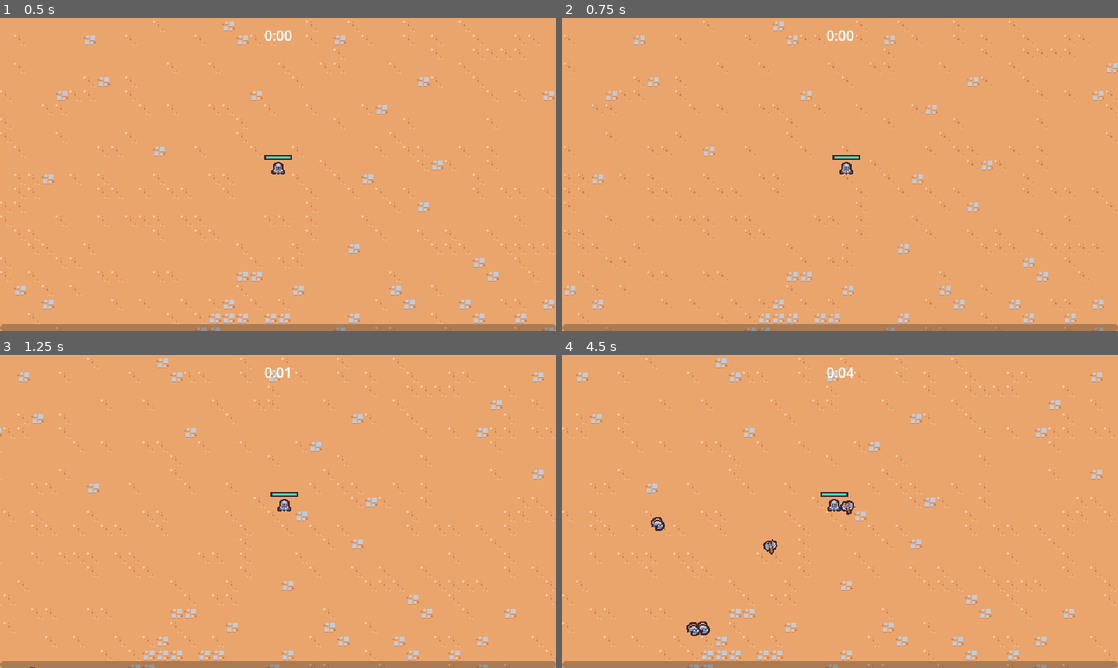
Above: before the commit, frames 1-4 (two rows, left to right).
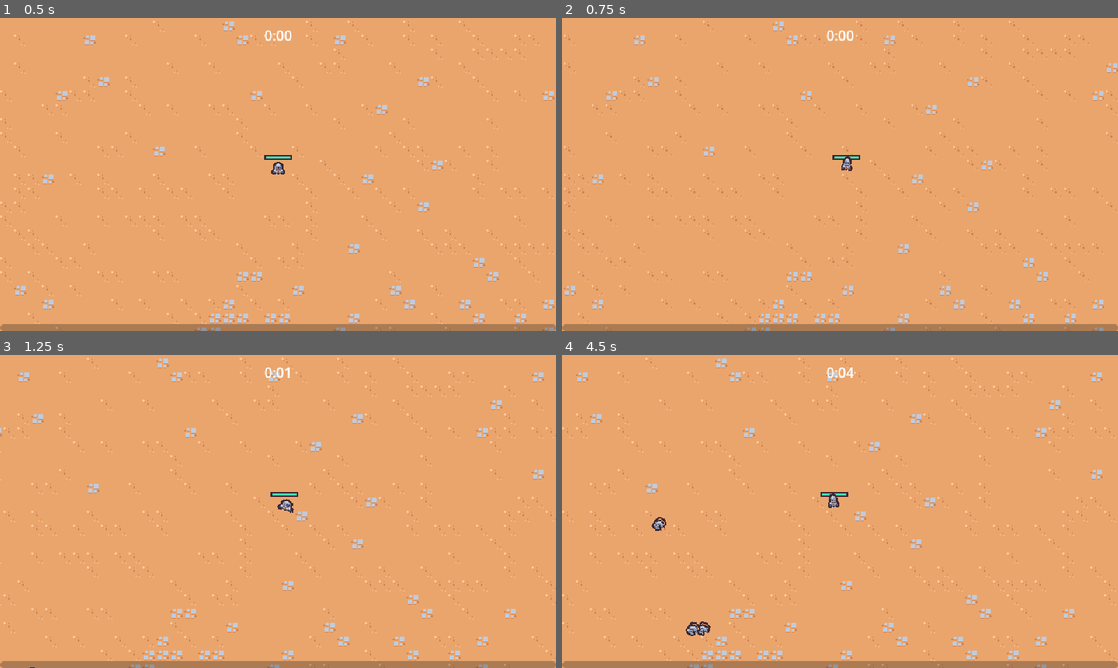
Above: after the commit, the same moments.

Repository: ShayQ/2DSurvivorGame
Game: Godot game, scene res://scenes/main/main.tscn
The game is run twice, just before and just after one commit, with the same random seed, the same clock (stepped at 60 frames per second) and the same inputs.
Inputs (mouse positions are in pixels of both pictures, inside the frame that each line leads up to):
- Up to frame 1 (0.5 s): no input
- Up to frame 2 (0.75 s): move the mouse to (962, 158) at 0.52 s; press the mouse at (962, 158) at 0.53 s; hold D (move_right) from 0.53 s (still down)
- Up to frame 3 (1.25 s): keep holding D (move_right)
- Up to frame 4 (4.5 s): move the mouse to (728, 527) at 1.27 s; release D (move_right) at 1.28 s; release the mouse at (728, 527) at 1.28 s; hold S (move_down) 1.28-2.03 s; click (728, 527) at 1.35 s; move the mouse to (895, 442) at 2.02 s; press the mouse at (895, 442) at 2.03 s; hold D (move_right) 2.03-2.78 s; move the mouse to (812, 574) at 2.77 s; release the mouse at (812, 574) at 2.78 s; hold W (move_up) 2.78-3.53 s; click (812, 574) at 2.85 s; move the mouse to (1006, 558) at 3.52 s; press the mouse at (1006, 558) at 3.53 s; hold A (move_left) from 3.53 s (still down); move the mouse to (673, 464) at 4.27 s; release the mouse at (673, 464) at 4.28 s; click (673, 464) at 4.35 s

Frame 1 is identical in both runs. In frame 2, less than 0.1% of the frame differs, in the area x 49-53%, y 44-50%; in frame 3, less than 0.1%; in frame 4, 0.4%, in the area x 16-53%, y 44-90%.

Commit message:
added animations for player and enemy

Diff:
--- /dev/null
+++ b/resources/upgrades/ability.gd
@@ -0,0 +1,4 @@
+extends AbilityUpgrade
+class_name Ability
+
+@export var ability_controller_scene: PackedScene
--- a/resources/upgrades/ability_upgrade.gd
+++ b/resources/upgrades/ability_upgrade.gd
@@ -2,5 +2,6 @@
 class_name AbilityUpgrade
 
 @export var id: String
+@export var max_quantity: int
 @export var name: String
 @export_multiline var description: String
--- /dev/null
+++ b/resources/upgrades/axe.tres
@@ -0,0 +1,12 @@
+[gd_resource type="Resource" script_class="Ability" load_steps=3 format=3 uid="uid://b0db0kdx45mxq"]
+
+[ext_resource type="Script" path="res://resources/upgrades/ability.gd" id="1_05qki"]
+[ext_resource type="PackedScene" uid="uid://bcbvrl3gnlpoo" path="res://scenes/ability/axe_ability_controller/axe_ability_controller.tscn" id="1_glmbx"]
+
+[resource]
+script = ExtResource("1_05qki")
+ability_controller_scene = ExtResource("1_glmbx")
+id = "axe"
+max_quantity = 1
+name = "Axe"
+description = "Periodically sends out a spinning axe."
--- a/resources/upgrades/sword_rate.tres
+++ b/resources/upgrades/sword_rate.tres
@@ -1,9 +1,10 @@
-[gd_resource type="Resource" load_steps=2 format=3 uid="uid://bgn57vc1rbc34"]
+[gd_resource type="Resource" script_class="AbilityUpgrade" load_steps=2 format=3 uid="uid://bgn57vc1rbc34"]
 
 [ext_resource type="Script" path="res://resources/upgrades/ability_upgrade.gd" id="1_vb7rh"]
 
 [resource]
 script = ExtResource("1_vb7rh")
 id = "sword_rate"
+max_quantity = 0
 name = "Sword Quickness"
 description = "Increased sword attack rate by 10%"
--- a/scenes/ability/sword_ability_controller/sword_ability_controller.gd
+++ b/scenes/ability/sword_ability_controller/sword_ability_controller.gd
@@ -4,7 +4,7 @@
 
 @export var sword_ability: PackedScene
 
-var damage = 5
+var damage = 10
 var base_wait_time
 
 # Called when the node enters the scene tree for the first time.
--- /dev/null
+++ b/scenes/component/death_component.gd
@@ -0,0 +1,22 @@
+extends Node2D
+
+@export var health_component: HealthComponent
+@export var sprite: Sprite2D
+
+func _ready():
+	$GPUParticles2D.texture = sprite.texture
+	health_component.died.connect(on_died)
+
+
+func on_died():
+	if owner == null || not owner is Node2D:
+		return
+
+	var spawn_position = owner.global_position
+
+	var entities = get_tree().get_first_node_in_group("entities_layer")
+	get_parent().remove_child(self)
+	entities.add_child(self)
+
+	global_position = spawn_position
+	$AnimationPlayer.play("default")
--- /dev/null
+++ b/scenes/component/death_component.tscn
@@ -0,0 +1,92 @@
+[gd_scene load_steps=9 format=3 uid="uid://crfschaviv6sp"]
+
+[ext_resource type="Script" path="res://scenes/component/death_component.gd" id="1_jgell"]
+[ext_resource type="Texture2D" uid="uid://cnjpydgtgxymi" path="res://scenes/game_object/basic_enemy/basic_enemy.png" id="1_to2m6"]
+
+[sub_resource type="Animation" id="Animation_8q2qr"]
+length = 0.001
+tracks/0/type = "value"
+tracks/0/imported = false
+tracks/0/enabled = true
+tracks/0/path = NodePath("GPUParticles2D:emitting")
+tracks/0/interp = 1
+tracks/0/loop_wrap = true
+tracks/0/keys = {
+"times": PackedFloat32Array(0),
+"transitions": PackedFloat32Array(1),
+"update": 1,
+"values": [false]
+}
+
+[sub_resource type="Animation" id="Animation_ky576"]
+resource_name = "default"
+tracks/0/type = "value"
+tracks/0/imported = false
+tracks/0/enabled = true
+tracks/0/path = NodePath("GPUParticles2D:emitting")
+tracks/0/interp = 1
+tracks/0/loop_wrap = true
+tracks/0/keys = {
+"times": PackedFloat32Array(0),
+"transitions": PackedFloat32Array(1),
+"update": 1,
+"values": [true]
+}
+tracks/1/type = "method"
+tracks/1/imported = false
+tracks/1/enabled = true
+tracks/1/path = NodePath(".")
+tracks/1/interp = 1
+tracks/1/loop_wrap = true
+tracks/1/keys = {
+"times": PackedFloat32Array(1),
+"transitions": PackedFloat32Array(1),
+"values": [{
+"args": [],
+"method": &"queue_free"
+}]
+}
+
+[sub_resource type="AnimationLibrary" id="AnimationLibrary_t0mfo"]
+_data = {
+"RESET": SubResource("Animation_8q2qr"),
+"default": SubResource("Animation_ky576")
+}
+
+[sub_resource type="Curve" id="Curve_c261q"]
+_data = [Vector2(0, 1), 0.0, 0.0, 0, 0, Vector2(0.6, 1), 0.0, 0.0, 0, 0, Vector2(1, 0), 0.0, 0.0, 0, 0]
+point_count = 3
+
+[sub_resource type="CurveTexture" id="CurveTexture_5fjso"]
+curve = SubResource("Curve_c261q")
+
+[sub_resource type="ParticleProcessMaterial" id="ParticleProcessMaterial_ikbhs"]
+particle_flag_disable_z = true
+direction = Vector3(0, -1, 0)
+spread = 30.0
+gravity = Vector3(0, 800, 0)
+initial_velocity_min = 175.0
+initial_velocity_max = 250.0
+angular_velocity_min = -1440.0
+angular_velocity_max = 1440.0
+orbit_velocity_min = 0.0
+orbit_velocity_max = 0.0
+scale_curve = SubResource("CurveTexture_5fjso")
+
+[node name="DeathComponent" type="Node2D"]
+script = ExtResource("1_jgell")
+
+[node name="AnimationPlayer" type="AnimationPlayer" parent="."]
+libraries = {
+"": SubResource("AnimationLibrary_t0mfo")
+}
+
+[node name="GPUParticles2D" type="GPUParticles2D" parent="."]
+emitting = false
+amount = 1
+process_material = SubResource("ParticleProcessMaterial_ikbhs")
+texture = ExtResource("1_to2m6")
+lifetime = 0.5
+one_shot = true
+fixed_fps = 0
+interpolate = false
--- a/scenes/game_object/basic_enemy/basic_enemy.gd
+++ b/scenes/game_object/basic_enemy/basic_enemy.gd
@@ -3,13 +3,16 @@
 const MAX_SPEED = 40
 
 @onready var health_component: HealthComponent = $HealthComponent
-
+@onready var visuals = $Visuals
 
 func _process(delta: float) -> void:
 	var direction = get_direction_to_player()
 	velocity = direction * MAX_SPEED
 	move_and_slide()
 
+	var move_sign = sign(velocity.x)
+	if move_sign != 0:
+		visuals.scale = Vector2(-move_sign, 1)
 
 func get_direction_to_player():
 	var player_node = get_tree().get_first_node_in_group("player") as Node2D
--- a/scenes/game_object/basic_enemy/basic_enemy.tscn
+++ b/scenes/game_object/basic_enemy/basic_enemy.tscn
@@ -1,10 +1,73 @@
-[gd_scene load_steps=8 format=3 uid="uid://cfnotgrcfd5b4"]
+[gd_scene load_steps=12 format=3 uid="uid://cfnotgrcfd5b4"]
 
 [ext_resource type="Texture2D" uid="uid://cnjpydgtgxymi" path="res://scenes/game_object/basic_enemy/basic_enemy.png" id="1_55lfg"]
 [ext_resource type="Script" path="res://scenes/game_object/basic_enemy/basic_enemy.gd" id="1_mmwur"]
 [ext_resource type="PackedScene" uid="uid://dtfrlefukmyk7" path="res://scenes/component/health_component.tscn" id="2_err54"]
 [ext_resource type="PackedScene" uid="uid://cxlhpodd270qx" path="res://scenes/component/vial_drop_component.tscn" id="3_4jt3r"]
+[ext_resource type="PackedScene" uid="uid://crfschaviv6sp" path="res://scenes/component/death_component.tscn" id="4_a6sk8"]
 [ext_resource type="PackedScene" uid="uid://caanyaf6qmyeo" path="res://scenes/component/hurtbox_component.tscn" id="4_juk8u"]
+
+[sub_resource type="Animation" id="Animation_gv0sv"]
+resource_name = "walk"
+length = 0.4
+loop_mode = 1
+tracks/0/type = "value"
+tracks/0/imported = false
+tracks/0/enabled = true
+tracks/0/path = NodePath("Visuals/Sprite2D:position")
+tracks/0/interp = 2
+tracks/0/loop_wrap = true
+tracks/0/keys = {
+"times": PackedFloat32Array(0, 0.1, 0.3),
+"transitions": PackedFloat32Array(1, 1, 1),
+"update": 0,
+"values": [Vector2(0, 0), Vector2(-1, 0), Vector2(1, 0)]
+}
+tracks/1/type = "value"
+tracks/1/imported = false
+tracks/1/enabled = true
+tracks/1/path = NodePath("Visuals/Sprite2D:rotation")
+tracks/1/interp = 2
+tracks/1/loop_wrap = true
+tracks/1/keys = {
+"times": PackedFloat32Array(0, 0.1, 0.2, 0.3, 0.302597),
+"transitions": PackedFloat32Array(1, 1, 1, 1, 1),
+"update": 0,
+"values": [0.174533, -0.174533, 0.174533, -0.174533, -0.174533]
+}
+
+[sub_resource type="Animation" id="Animation_tchtc"]
+length = 0.001
+tracks/0/type = "value"
+tracks/0/imported = false
+tracks/0/enabled = true
+tracks/0/path = NodePath("Visuals/Sprite2D:position")
+tracks/0/interp = 1
+tracks/0/loop_wrap = true
+tracks/0/keys = {
+"times": PackedFloat32Array(0),
+"transitions": PackedFloat32Array(1),
+"update": 0,
+"values": [Vector2(0, 0)]
+}
+tracks/1/type = "value"
+tracks/1/imported = false
+tracks/1/enabled = true
+tracks/1/path = NodePath("Visuals/Sprite2D:rotation")
+tracks/1/interp = 1
+tracks/1/loop_wrap = true
+tracks/1/keys = {
+"times": PackedFloat32Array(0),
+"transitions": PackedFloat32Array(1),
+"update": 0,
+"values": [0.0]
+}
+
+[sub_resource type="AnimationLibrary" id="AnimationLibrary_ars88"]
+_data = {
+"RESET": SubResource("Animation_tchtc"),
+"walk": SubResource("Animation_gv0sv")
+}
 
 [sub_resource type="CircleShape2D" id="CircleShape2D_mp524"]
 radius = 12.0
@@ -18,10 +81,20 @@
 motion_mode = 1
 script = ExtResource("1_mmwur")
 
+[node name="AnimationPlayer" type="AnimationPlayer" parent="."]
+autoplay = "walk"
+libraries = {
+"": SubResource("AnimationLibrary_ars88")
+}
+
 [node name="HealthComponent" parent="." instance=ExtResource("2_err54")]
 
 [node name="VialDropComponent" parent="." node_paths=PackedStringArray("health_component") instance=ExtResource("3_4jt3r")]
 health_component = NodePath("../HealthComponent")
+
+[node name="DeathComponent" parent="." node_paths=PackedStringArray("health_component", "sprite") instance=ExtResource("4_a6sk8")]
+health_component = NodePath("../HealthComponent")
+sprite = NodePath("../Visuals/Sprite2D")
 
 [node name="HurtboxComponent" parent="." node_paths=PackedStringArray("health_component") instance=ExtResource("4_juk8u")]
 health_component = NodePath("../HealthComponent")
@@ -30,7 +103,9 @@
 position = Vector2(0, -5)
 shape = SubResource("CircleShape2D_mp524")
 
-[node name="Sprite2D" type="Sprite2D" parent="."]
+[node name="Visuals" type="Node2D" parent="."]
+
+[node name="Sprite2D" type="Sprite2D" parent="Visuals"]
 texture = ExtResource("1_55lfg")
 offset = Vector2(0, -4)
 
--- a/scenes/game_object/player/player.gd
+++ b/scenes/game_object/player/player.gd
@@ -6,6 +6,9 @@
 @onready var damage_interval_timer = $DamageIntervalTimer
 @onready var health_component = $HealthComponent
 @onready var health_bar = $HealthBar
+@onready var abilities = $Abilities
+@onready var animation_player = $AnimationPlayer
+@onready var visuals = $Visuals
 
 var number_colliding_bodies = 0
 
@@ -14,6 +17,7 @@
 	$CollisionArea2D.body_exited.connect(on_body_exited)
 	damage_interval_timer.timeout.connect(on_damage_interval_timer_timeout)
 	health_component.health_changed.connect(on_health_changed)
+	GameEvents.ability_upgrade_added.connect(on_ability_upgrade_added)
 	update_health_display()
 
 func _process(delta):
@@ -24,6 +28,15 @@
 	velocity = velocity.lerp(target_velocity, 1 - exp(-delta * ACCELERATION_SMOOTHING))
 
 	move_and_slide()
+
+	if movement_vector.x != 0 || movement_vector.y != 0:
+		animation_player.play("walk")
+	else:
+		animation_player.play("RESET")
+
+	var move_sign = sign(movement_vector.x)
+	if move_sign != 0:
+		visuals.scale = Vector2(move_sign, 1)
 
 
 func get_movement_vector():
@@ -59,3 +72,11 @@
 
 func on_health_changed():
 	update_health_display()
+
+
+func on_ability_upgrade_added(ability_upgrade: AbilityUpgrade, current_upgrades: Dictionary):
+	if not ability_upgrade is Ability:
+		return
+
+	var ability = ability_upgrade as Ability
+	abilities.add_child(ability.ability_controller_scene.instantiate())
--- a/scenes/game_object/player/player.tscn
+++ b/scenes/game_object/player/player.tscn
@@ -1,10 +1,95 @@
-[gd_scene load_steps=11 format=3 uid="uid://b0f5q7y5djs43"]
+[gd_scene load_steps=13 format=3 uid="uid://b0f5q7y5djs43"]
 
 [ext_resource type="Script" path="res://scenes/game_object/player/player.gd" id="1_k57gf"]
 [ext_resource type="Texture2D" uid="uid://chpbvltqon7g2" path="res://scenes/game_object/player/player.png" id="1_ra747"]
 [ext_resource type="PackedScene" uid="uid://w5j5pr8wg7ny" path="res://scenes/ability/sword_ability_controller/sword_ability_controller.tscn" id="2_mcq8s"]
 [ext_resource type="PackedScene" uid="uid://dtfrlefukmyk7" path="res://scenes/component/health_component.tscn" id="2_t48km"]
-[ext_resource type="PackedScene" uid="uid://bcbvrl3gnlpoo" path="res://scenes/ability/axe_ability_controller/axe_ability_controller.tscn" id="4_h4cxs"]
+
+[sub_resource type="Animation" id="Animation_2wq7t"]
+resource_name = "walk"
+length = 0.4
+loop_mode = 1
+tracks/0/type = "value"
+tracks/0/imported = false
+tracks/0/enabled = true
+tracks/0/path = NodePath("Visuals/Sprite2D:position")
+tracks/0/interp = 2
+tracks/0/loop_wrap = true
+tracks/0/keys = {
+"times": PackedFloat32Array(0, 0.1, 0.3),
+"transitions": PackedFloat32Array(1, 1, 1),
+"update": 0,
+"values": [Vector2(0, 0), Vector2(0, -5), Vector2(0, 0)]
+}
+tracks/1/type = "value"
+tracks/1/imported = false
+tracks/1/enabled = true
+tracks/1/path = NodePath("Visuals/Sprite2D:rotation")
+tracks/1/interp = 2
+tracks/1/loop_wrap = true
+tracks/1/keys = {
+"times": PackedFloat32Array(0, 0.1, 0.2, 0.4),
+"transitions": PackedFloat32Array(1, 1, 1, 1),
+"update": 0,
+"values": [0.0, -0.261799, 0.261799, 0.0]
+}
+tracks/2/type = "value"
+tracks/2/imported = false
+tracks/2/enabled = true
+tracks/2/path = NodePath("Visuals/Sprite2D:scale")
+tracks/2/interp = 2
+tracks/2/loop_wrap = true
+tracks/2/keys = {
+"times": PackedFloat32Array(0, 0.1, 0.3, 0.4),
+"transitions": PackedFloat32Array(0.784, 2.63, 1, 1),
+"update": 0,
+"values": [Vector2(1, 1), Vector2(0.8, 1.1), Vector2(1.5, 0.7), Vector2(1, 1)]
+}
+
+[sub_resource type="Animation" id="Animation_cjgru"]
+length = 0.001
+tracks/0/type = "value"
+tracks/0/imported = false
+tracks/0/enabled = true
+tracks/0/path = NodePath("Visuals/Sprite2D:position")
+tracks/0/interp = 1
+tracks/0/loop_wrap = true
+tracks/0/keys = {
+"times": PackedFloat32Array(0),
+"transitions": PackedFloat32Array(1),
+"update": 0,
+"values": [Vector2(0, 0)]
+}
+tracks/1/type = "value"
+tracks/1/imported = false
+tracks/1/enabled = true
+tracks/1/path = NodePath("Visuals/Sprite2D:rotation")
+tracks/1/interp = 1
+tracks/1/loop_wrap = true
+tracks/1/keys = {
+"times": PackedFloat32Array(0),
+"transitions": PackedFloat32Array(1),
+"update": 0,
+"values": [0.0]
+}
+tracks/2/type = "value"
+tracks/2/imported = false
+tracks/2/enabled = true
+tracks/2/path = NodePath("Visuals/Sprite2D:scale")
+tracks/2/interp = 1
+tracks/2/loop_wrap = true
+tracks/2/keys = {
+"times": PackedFloat32Array(0),
+"transitions": PackedFloat32Array(1),
+"update": 0,
+"values": [Vector2(1, 1)]
+}
+
+[sub_resource type="AnimationLibrary" id="AnimationLibrary_jro27"]
+_data = {
+"RESET": SubResource("Animation_cjgru"),
+"walk": SubResource("Animation_2wq7t")
+}
 
 [sub_resource type="StyleBoxFlat" id="StyleBoxFlat_jg2xj"]
 bg_color = Color(0.247059, 0.14902, 0.192157, 1)
@@ -31,13 +116,16 @@
 motion_mode = 1
 script = ExtResource("1_k57gf")
 
+[node name="AnimationPlayer" type="AnimationPlayer" parent="."]
+libraries = {
+"": SubResource("AnimationLibrary_jro27")
+}
+
 [node name="HealthComponent" parent="." instance=ExtResource("2_t48km")]
 
-[node name="AbilityManager" type="Node" parent="."]
+[node name="Abilities" type="Node" parent="."]
 
-[node name="SwordAbilityController" parent="AbilityManager" instance=ExtResource("2_mcq8s")]
-
-[node name="AxeAbilityController" parent="AbilityManager" instance=ExtResource("4_h4cxs")]
+[node name="SwordAbilityController" parent="Abilities" instance=ExtResource("2_mcq8s")]
 
 [node name="DamageIntervalTimer" type="Timer" parent="."]
 wait_time = 0.5
@@ -65,7 +153,9 @@
 position = Vector2(0, -5)
 shape = SubResource("CircleShape2D_mclen")
 
-[node name="Sprite2D" type="Sprite2D" parent="."]
+[node name="Visuals" type="Node2D" parent="."]
+
+[node name="Sprite2D" type="Sprite2D" parent="Visuals"]
 texture = ExtResource("1_ra747")
 offset = Vector2(0, -8)
 
--- a/scenes/manager/experience_manager.gd
+++ b/scenes/manager/experience_manager.gd
@@ -3,11 +3,11 @@
 signal experience_updated(current_experience: float, target_experience: float)
 signal level_up(new_level: int)
 
-const TARGET_EXPERIENCE_GROWTH = 5
+const TARGET_EXPERIENCE_GROWTH = 1
 
 var current_experience = 0
 var current_level = 1
-var target_experience = 5
+var target_experience = 1
 
 
 func _ready():
--- a/scenes/manager/upgrade_manager.gd
+++ b/scenes/manager/upgrade_manager.gd
@@ -11,16 +11,6 @@
 	experience_manager.level_up.connect(on_level_up)
 
 
-func on_level_up(current_level: int):
-	var chosen_upgrade = upgrade_pool.pick_random() as AbilityUpgrade
-	if chosen_upgrade == null:
-		return
-
-	var upgrade_screen_instance = upgrade_screen_scene.instantiate()
-	add_child(upgrade_screen_instance)
-	upgrade_screen_instance.set_ability_upgrades([chosen_upgrade] as Array[AbilityUpgrade])
-	upgrade_screen_instance.upgrade_selected.connect(on_upgrade_selected)
-
 func apply_upgrade(upgrade: AbilityUpgrade):
 	var has_upgrade = current_upgrades.has(upgrade.id)
 	if !has_upgrade:
@@ -31,8 +21,34 @@
 	else:
 		current_upgrades[upgrade.id]["quantity"] += 1
 
+	if upgrade.max_quantity > 0:
+		var current_quantity = current_upgrades[upgrade.id]["quantity"]
+		if current_quantity == upgrade.max_quantity:
+			upgrade_pool = upgrade_pool.filter(func (pool_upgrade): return pool_upgrade.id != upgrade.id)
+
 	GameEvents.emit_ability_upgrade_added(upgrade, current_upgrades)
+
+
+func pick_upgrades():
+	var chosen_upgrades: Array[AbilityUpgrade] = []
+	var filtered_upgrades = upgrade_pool.duplicate()
+	for i in 2:
+		if filtered_upgrades.size() == 0:
+			break
+		var chosen_upgrade = filtered_upgrades.pick_random() as AbilityUpgrade
+		chosen_upgrades.append(chosen_upgrade)
+		filtered_upgrades = filtered_upgrades.filter(func (upgrade): return upgrade.id != chosen_upgrade.id)
+
+	return chosen_upgrades
 
 
 func on_upgrade_selected(upgrade: AbilityUpgrade):
 	apply_upgrade(upgrade)
+
+
+func on_level_up(current_level: int):
+	var upgrade_screen_instance = upgrade_screen_scene.instantiate()
+	add_child(upgrade_screen_instance)
+	var chosen_upgrades = pick_upgrades()
+	upgrade_screen_instance.set_ability_upgrades(chosen_upgrades as Array[AbilityUpgrade])
+	upgrade_screen_instance.upgrade_selected.connect(on_upgrade_selected)
--- a/scenes/manager/upgrade_manager.tscn
+++ b/scenes/manager/upgrade_manager.tscn
@@ -1,10 +1,11 @@
-[gd_scene load_steps=4 format=3 uid="uid://degtd1p2ljgwt"]
+[gd_scene load_steps=5 format=3 uid="uid://degtd1p2ljgwt"]
 
 [ext_resource type="Script" path="res://scenes/manager/upgrade_manager.gd" id="1_8b2ak"]
 [ext_resource type="Resource" uid="uid://bgn57vc1rbc34" path="res://resources/upgrades/sword_rate.tres" id="2_sy3ub"]
 [ext_resource type="PackedScene" uid="uid://l28xelvehs35" path="res://scenes/ui/upgrade_screen.tscn" id="3_kafwu"]
+[ext_resource type="Resource" uid="uid://b0db0kdx45mxq" path="res://resources/upgrades/axe.tres" id="3_trx7r"]
 
 [node name="UpgradeManager" type="Node"]
 script = ExtResource("1_8b2ak")
-upgrade_pool = Array[Resource("res://resources/upgrades/ability_upgrade.gd")]([ExtResource("2_sy3ub")])
+upgrade_pool = Array[Resource("res://resources/upgrades/ability_upgrade.gd")]([ExtResource("2_sy3ub"), ExtResource("3_trx7r")])
 upgrade_screen_scene = ExtResource("3_kafwu")
